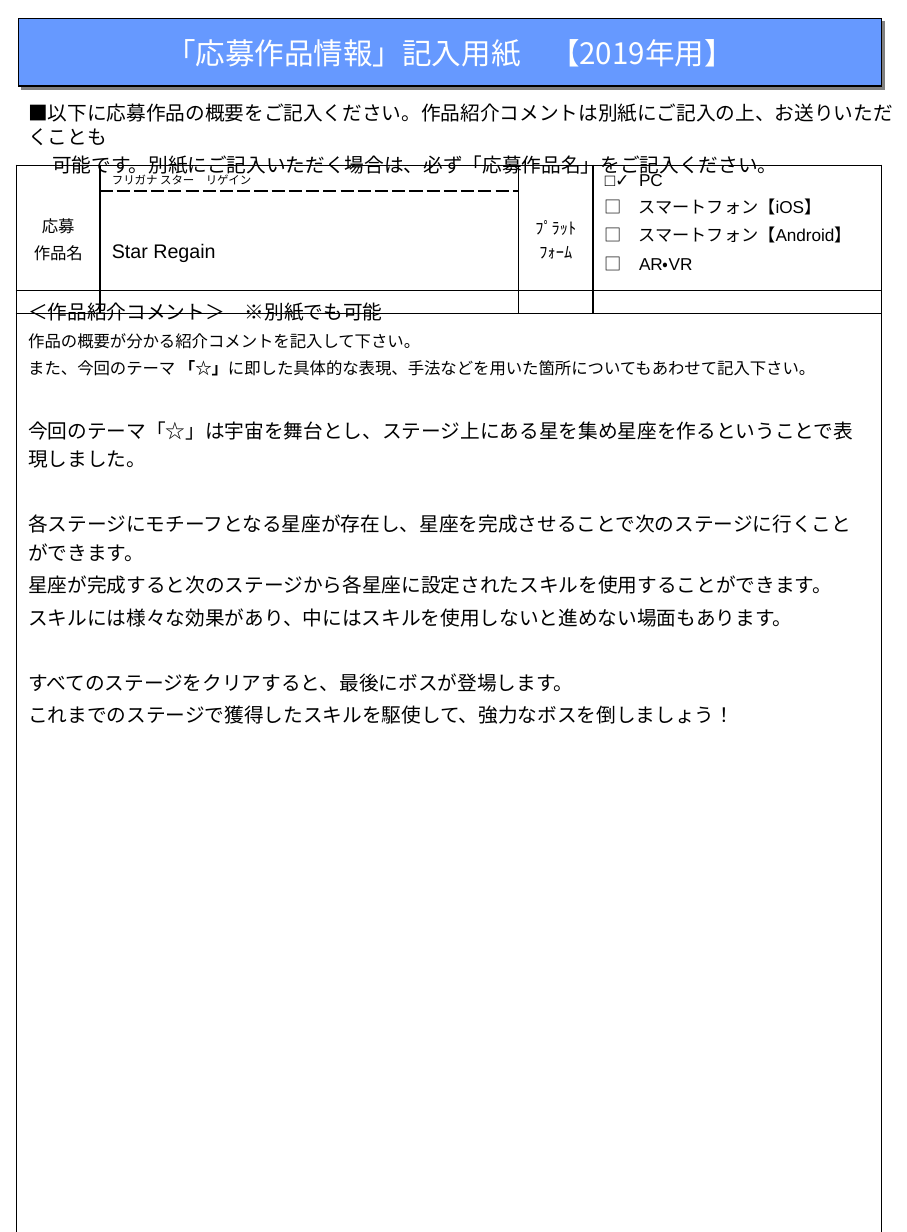
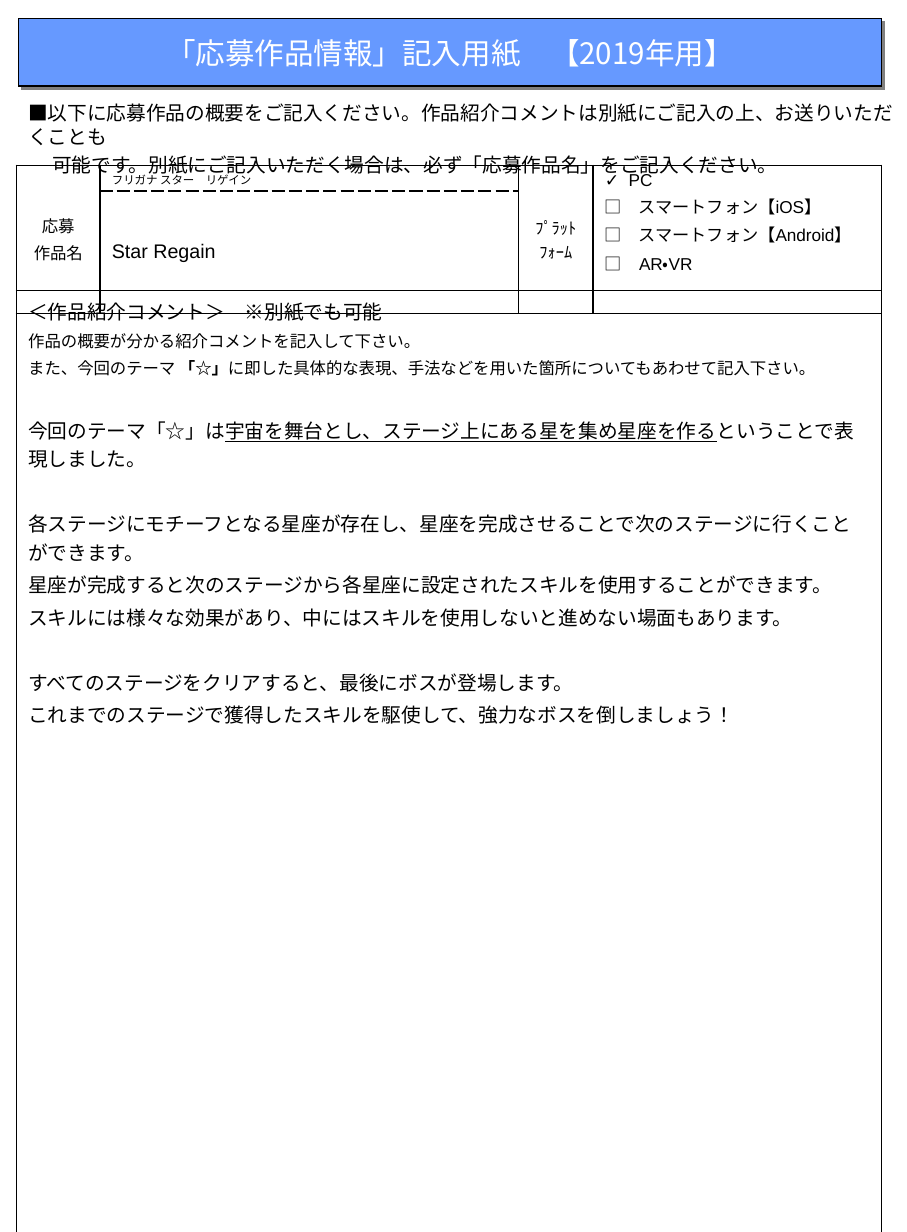
Before and after one commit to r1towww/osore, a slide deck: slide 1 of 1_作品紹介フォーマット2019/1_作品紹介フォーマット2019.pptx. Drawn at 907x1232 pixels with LibreOffice and Linux fonts; fonts in the diff are those of the drawing. Boxes give left, top, right and bottom in pixels: in the first picture for what was removed or moved away, otherwise in the second. Text is boxed around its words. In the diff, an @@ line names an element or a change of style, - is before the commit and + after.

```diff
--- a/1_作品紹介フォーマット2019/1_作品紹介フォーマット2019.pptx
+++ b/1_作品紹介フォーマット2019/1_作品紹介フォーマット2019.pptx
@@ table at [17,165,881,325] @@
-row 1, column 4: □✓ PC / □ スマートフォン【iOS】 / □ スマートフォン【Android】 / □ AR・VR
+row 1, column 4: ✓ PC / □ スマートフォン【iOS】 / □ スマートフォン【Android】 / □ AR・VR
@@ table at [17,291,881,1232] @@
@@ underline on in "今回のテーマ「☆」は宇宙を舞台とし、ステージ上にある星を集め星座を作るということで表現しました。" @@
```
Also in this commit, not shown: 6 other files.
